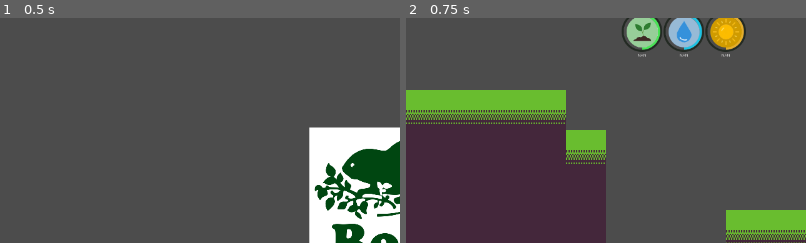
Above: before the commit, frames 1-2 (left to right).
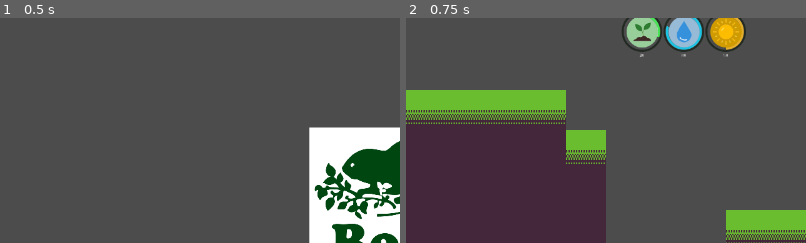
Above: after the commit, the same moments.

Repository: Gouellie/Roots
Game: Godot game, scene res://src/screens/main_menu.tscn
The game is run twice, just before and just after one commit, with the same random seed, the same clock (stepped at 60 frames per second) and the same inputs.
Inputs:
- Up to frame 1 (0.5 s): no input
- Up to frame 2 (0.75 s): click "NEW GAME" at 0.5 s
The pictures show only the part of the screen within x 0-50%, y 11-61%; the shares and areas given below are measured in that part.

Frame 1 is identical in both runs. In frame 2, 0.2% of the frame differs, in the area x 58-81%, y 3-18%.

Commit message:
Added resource manager to main game

Diff:
--- a/src/scenes/gym_resources_scene.tscn
+++ b/src/scenes/gym_resources_scene.tscn
@@ -1,16 +1,13 @@
-[gd_scene load_steps=7 format=2]
+[gd_scene load_steps=6 format=2]
 
 [ext_resource path="res://src/ui/gui.tscn" type="PackedScene" id=1]
 [ext_resource path="res://src/scenes/camera_controller.gd" type="Script" id=2]
-[ext_resource path="res://assets/tiles/tiles_tileset.tres" type="TileSet" id=3]
 [ext_resource path="res://src/scenes/game.gd" type="Script" id=4]
 [ext_resource path="res://src/scenes/librairies/managers/entity_manager.gd" type="Script" id=5]
-[ext_resource path="res://src/scenes/resources/resource_container_player.tscn" type="PackedScene" id=6]
+[ext_resource path="res://src/scenes/resources/resource_manager_player.tscn" type="PackedScene" id=6]
 
-[node name="GymResources" type="Node2D"]
+[node name="Gym_Resources" type="Node2D"]
 script = ExtResource( 4 )
-
-[node name="resource_manager_player" parent="." instance=ExtResource( 6 )]
 
 [node name="UserInterface" type="CanvasLayer" parent="."]
 pause_mode = 2
@@ -26,7 +23,6 @@
 script = ExtResource( 2 )
 
 [node name="Terrain" type="TileMap" parent="."]
-tile_set = ExtResource( 3 )
 cell_size = Vector2( 32, 32 )
 format = 1
 tile_data = PoolIntArray( 524312, 0, 0, 524313, 0, 0, 589847, 0, 0, 589848, 0, 0, 589849, 0, 0, 589850, 0, 0, 655368, 0 …(4317 unchanged characters)…
@@ -34,3 +30,5 @@
 [node name="EntityManager" type="Node2D" parent="."]
 script = ExtResource( 5 )
 terrain_node_path = NodePath("../Terrain")
+
+[node name="ResourceManager" parent="." instance=ExtResource( 6 )]
--- a/src/scenes/librairies/managers/resource_manager.gd
+++ b/src/scenes/librairies/managers/resource_manager.gd
@@ -1,5 +1,2 @@
 extends Node2D
 class_name ResourceManager
-
-onready var container : ResourceContainer = $resource_container
-onready var gui : Control = $UserInterface/Gui
--- a/src/scenes/main_scene.tscn
+++ b/src/scenes/main_scene.tscn
@@ -1,10 +1,11 @@
-[gd_scene load_steps=6 format=2]
+[gd_scene load_steps=7 format=2]
 
 [ext_resource path="res://src/ui/gui.tscn" type="PackedScene" id=1]
 [ext_resource path="res://src/scenes/camera_controller.gd" type="Script" id=2]
 [ext_resource path="res://src/scenes/terrain.tscn" type="PackedScene" id=3]
 [ext_resource path="res://src/scenes/game.gd" type="Script" id=4]
 [ext_resource path="res://src/scenes/librairies/managers/entity_manager.gd" type="Script" id=5]
+[ext_resource path="res://src/scenes/resources/resource_manager_player.tscn" type="PackedScene" id=6]
 
 [node name="MainScene" type="Node2D"]
 script = ExtResource( 4 )
@@ -25,3 +26,5 @@
 physics_interpolation_mode = 1
 
 [node name="Gui" parent="UserInterface" instance=ExtResource( 1 )]
+
+[node name="ResourceManager" parent="." instance=ExtResource( 6 )]
--- a/src/scenes/resources/resource_container_player.tscn
+++ b/src/scenes/resources/resource_manager_player.tscn
@@ -4,26 +4,22 @@
 [ext_resource path="res://src/scripts/resources/resource_node.gd" type="Script" id=2]
 [ext_resource path="res://src/scripts/resources/resource_container.gd" type="Script" id=3]
 
-[node name="resource_manager_player" type="Node2D"]
+[node name="ResourceManager" type="Node2D"]
 script = ExtResource( 1 )
 
-[node name="resource_container" type="Node2D" parent="."]
+[node name="ResourceContainer" type="Node2D" parent="."]
 script = ExtResource( 3 )
 
-[node name="sunlight" type="Node2D" parent="resource_container"]
+[node name="Sunlight" type="Node2D" parent="ResourceContainer"]
 script = ExtResource( 2 )
 identifier = "sunlight"
-max_value = 100
-value = 55
 
-[node name="soil" type="Node2D" parent="resource_container"]
+[node name="Soil" type="Node2D" parent="ResourceContainer"]
 script = ExtResource( 2 )
 identifier = "soil"
-max_value = 100
-value = 80
+default_value = 30
 
-[node name="water" type="Node2D" parent="resource_container"]
+[node name="Water" type="Node2D" parent="ResourceContainer"]
 script = ExtResource( 2 )
 identifier = "water"
-max_value = 100
-value = 30
+default_value = 80
